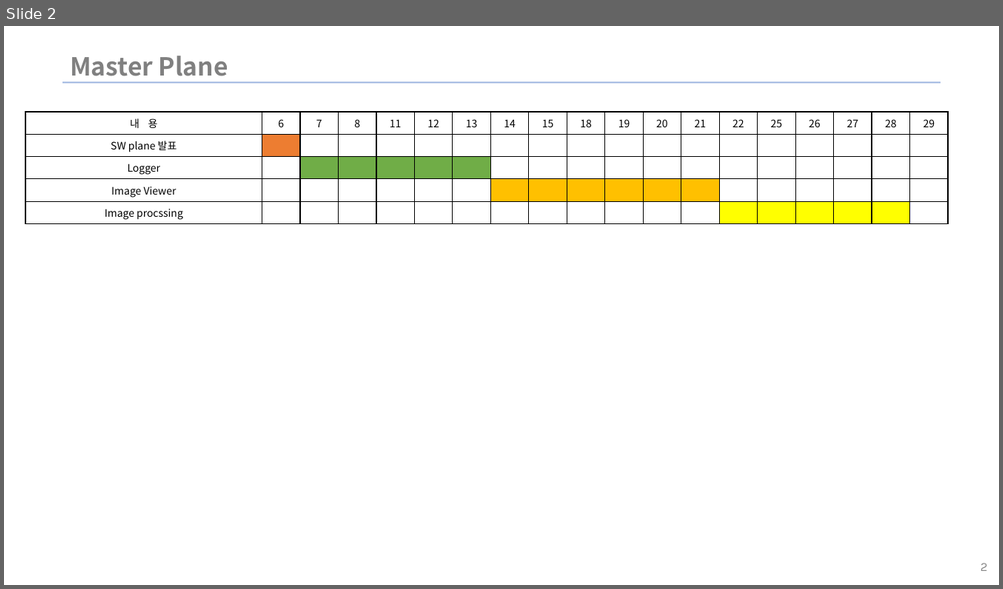
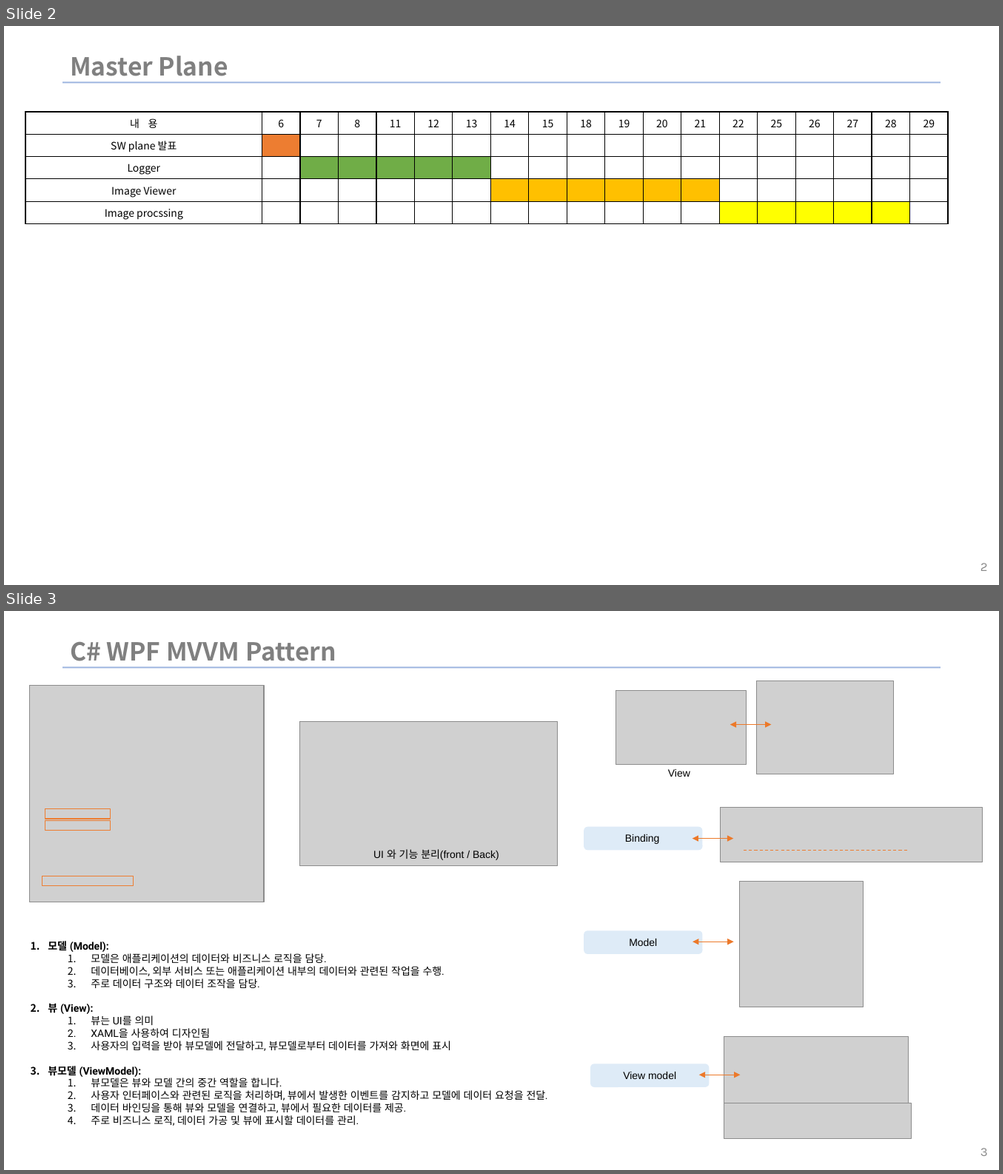
Before and after one commit to WinWooPark/ImageViewer_wpf, a slide deck: Csharp_study_Plane.pptx. Shown one above the other, each under a label of ours: slide 2 before the commit, slides 2 and 3 after it. The pictures are 1003x589 and 1003x1174 pixels, drawn with LibreOffice and Linux fonts; fonts in the diff are those of the drawing; grey boxes stand for pictures; background and template pictures are left out. Boxes give left, top, right and bottom in pixels: in the first picture for what was removed or moved away, otherwise in the second. Text is boxed around its words. In the diff, an @@ line names an element or a change of style, - is before the commit and + after.

```diff
--- a/Csharp_study_Plane.pptx
+++ b/Csharp_study_Plane.pptx
@@ slide 3 added at (4,611,999,1170), background picture (left out); not listed: 1 template element that a slide beside it also shows @@
@@ title added at (70,642,336,667), 24 pt, text #808080, bold @@
+C# WPF MVVM Pattern
@@ picture added at (299,721,558,866) @@
@@ group added at (616,681,894,777): 2 pictures, 1 text, 1 double arrow @@
+View
@@ text added at (373,849,499,860), 10 pt, text #000000 @@
+UI 와 기능 분리(front / Back)
@@ group added at (583,808,982,863): 1 picture, 1 rounded rectangle, 1 text, 1 double arrow, 1 line @@
+Binding
@@ group added at (29,685,264,902): 3 rectangles, 1 picture @@
@@ picture added at (740,881,864,1007) @@
@@ text added at (48,941,548,1126), 10 pt, text #000000 @@
+1. 모델 (Model):
+  1. 모델은 애플리케이션의 데이터와 비즈니스 로직을 담당.
+  2. 데이터베이스, 외부 서비스 또는 애플리케이션 내부의 데이터와 관련된 작업을 수행.
+  3. 주로 데이터 구조와 데이터 조작을 담당.
+2. 뷰 (View):
+  1. 뷰는 UI를 의미
+  2. XAML을 사용하여 디자인됨
+  3. 사용자의 입력을 받아 뷰모델에 전달하고, 뷰모델로부터 데이터를 가져와 화면에 표시
+3. 뷰모델 (ViewModel):
+  1. 뷰모델은 뷰와 모델 간의 중간 역할을 합니다.
+  2. 사용자 인터페이스와 관련된 로직을 처리하며, 뷰에서 발생한 이벤트를 감지하고 모델에 데이터 요청을 전달.
+  3. 데이터 바인딩을 통해 뷰와 모델을 연결하고, 뷰에서 필요한 데이터를 제공.
+  4. 주로 비즈니스 로직, 데이터 가공 및 뷰에 표시할 데이터를 관리.
@@ rounded rectangle added at (583,931,703,954), fill #DEEBF7, 10 pt, text #000000 @@
+Model
@@ double arrow added from (693, 943) to (734, 943), #EC792B 0.75 pt @@
@@ group added at (590,1037,910,1139): 2 pictures, 1 rounded rectangle, 1 double arrow @@
+View model
@@ page number added at (980,1148,987,1156), 12 pt, text #898989 @@
+3
```
Also in this commit, not shown: 2 slides changed, 2 other slides added, 1 slide removed, 5 other files.
